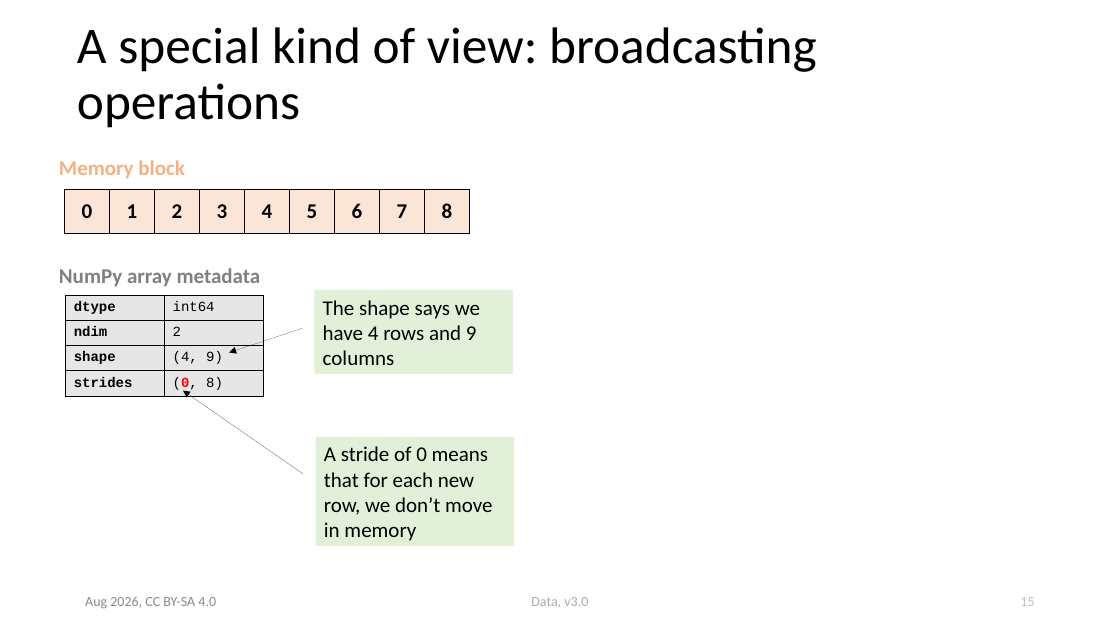
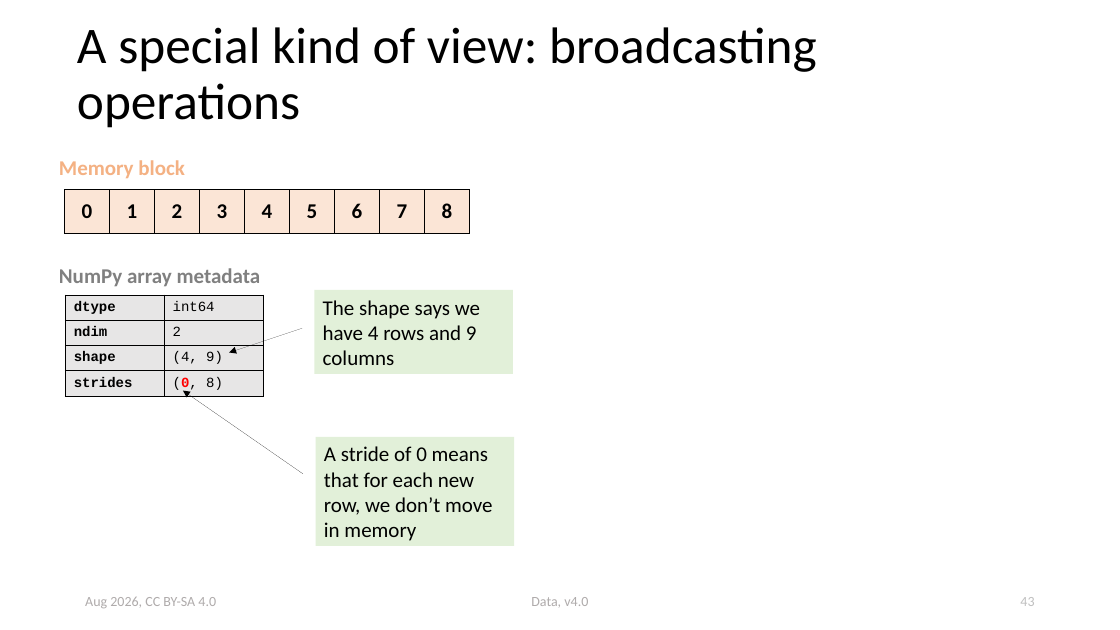
Before and after one commit to ASPP/data_class, a slide deck: slide 43 of numpy.pptx (slide 15 before the commit). Drawn at 1120x630 pixels with LibreOffice and Linux fonts; fonts in the diff are those of the drawing. Boxes give left, top, right and bottom in pixels: in the first picture for what was removed or moved away, otherwise in the second. Text is boxed around its words. In the diff, an @@ line names an element or a change of style, - is before the commit and + after.

```diff
--- a/numpy.pptx
+++ b/numpy.pptx
@@ text "Aug 2026, CC BY-SA 4.0" at [85, 597, 216, 608]: text colour #8B8B8B to #AFABAB @@
@@ text at [531, 597, 588, 607]: text changed @@
-Data, v3.0
+Data, v4.0
@@ page number at [1020, 597, 1034, 606]: text changed @@
-15
+43
```
Also in this commit, not shown: 41 other slides changed, 3 slides added, 1 slide removed.
